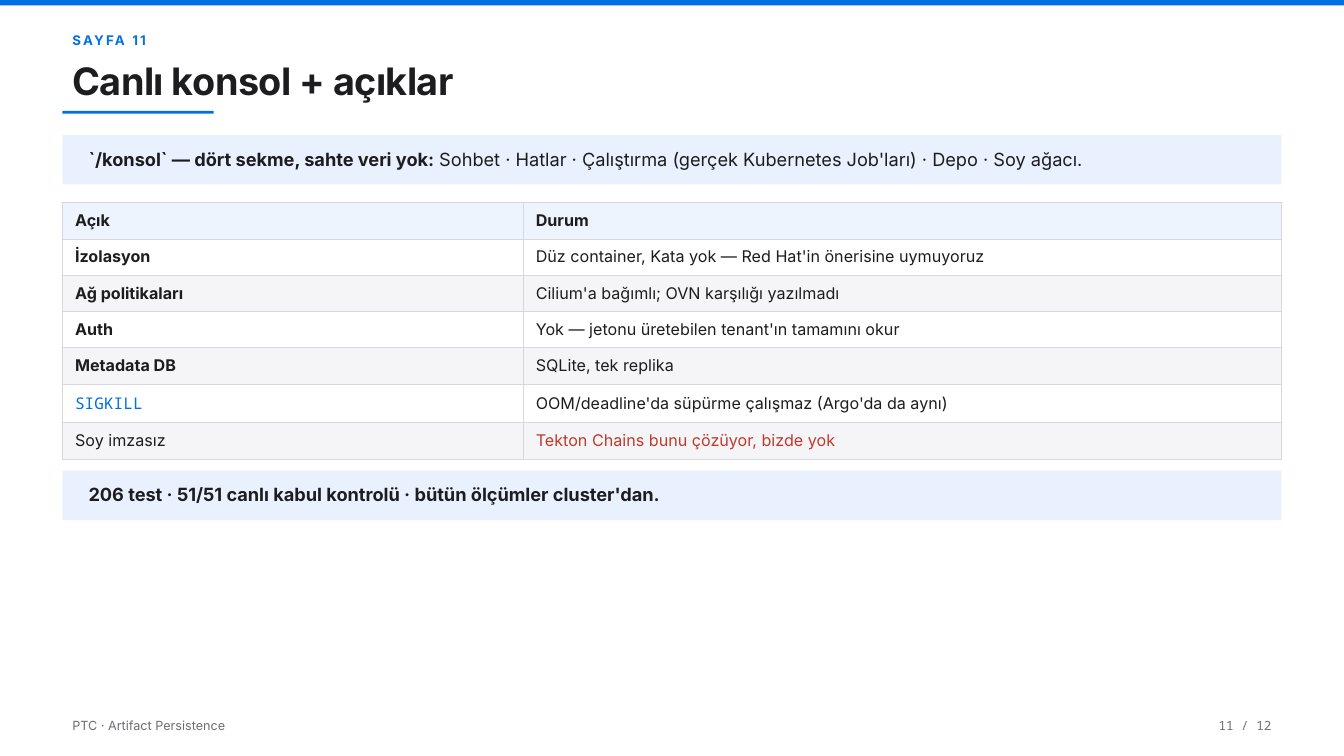
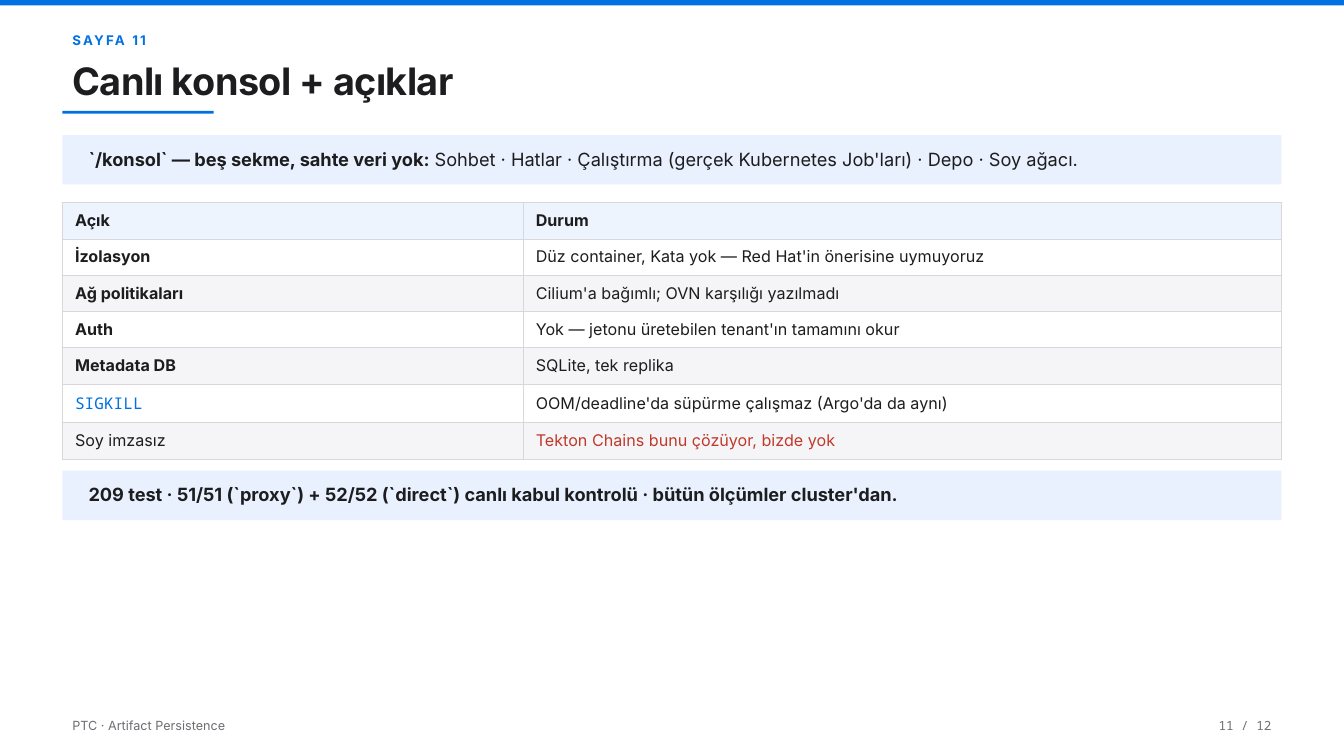
Before and after one commit to AltanReisoglu/Data-Science-Reports, a slide deck: slide 14 of ptc_art/PTC_Sunum_Karsilastirma.pptx (slide 12 before the commit). Drawn at 1344x756 pixels with LibreOffice and Linux fonts; fonts in the diff are those of the drawing. Boxes give left, top, right and bottom in pixels: in the first picture for what was removed or moved away, otherwise in the second. Text is boxed around its words. In the diff, an @@ line names an element or a change of style, - is before the commit and + after.

```diff
--- a/ptc_art/PTC_Sunum_Karsilastirma.pptx
+++ b/ptc_art/PTC_Sunum_Karsilastirma.pptx
@@ text at bbox=[89, 152, 1078, 170]: text changed @@
-`/konsol` — dört sekme, sahte veri yok: Sohbet · Hatlar · Çalıştırma (gerçek Kubernetes Job'ları) · Depo · Soy ağacı.
+`/konsol` — beş sekme, sahte veri yok: Sohbet · Hatlar · Çalıştırma (gerçek Kubernetes Job'ları) · Depo · Soy ağacı.
@@ text at bbox=[89, 487, 898, 505]: text changed @@
-206 test · 51/51 canlı kabul kontrolü · bütün ölçümler cluster'dan.
+209 test · 51/51 (`proxy`) + 52/52 (`direct`) canlı kabul kontrolü · bütün ölçümler cluster'dan.
```
Also in this commit, not shown: 6 other slides changed, 2 slides added, 6 other files.
